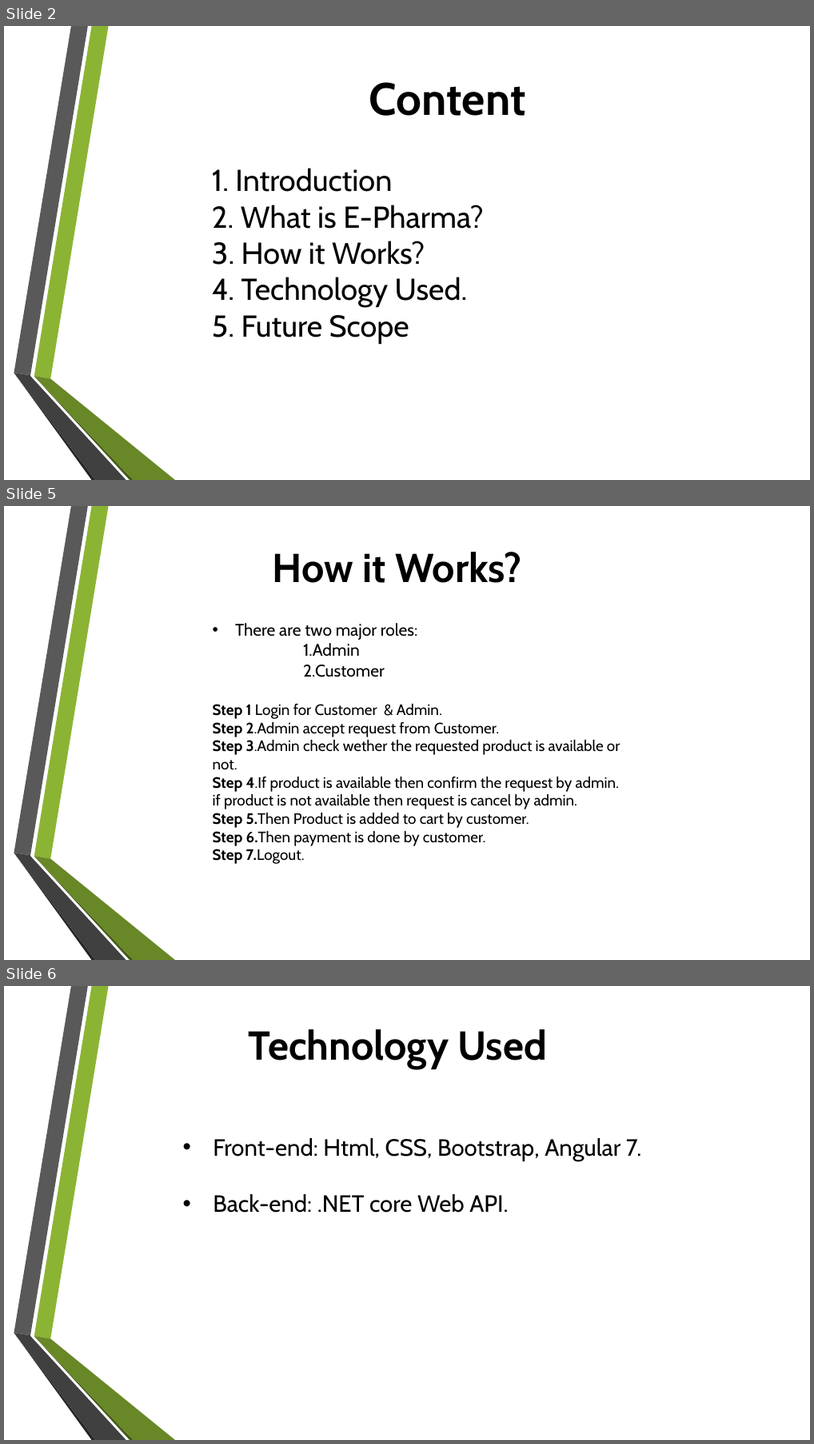
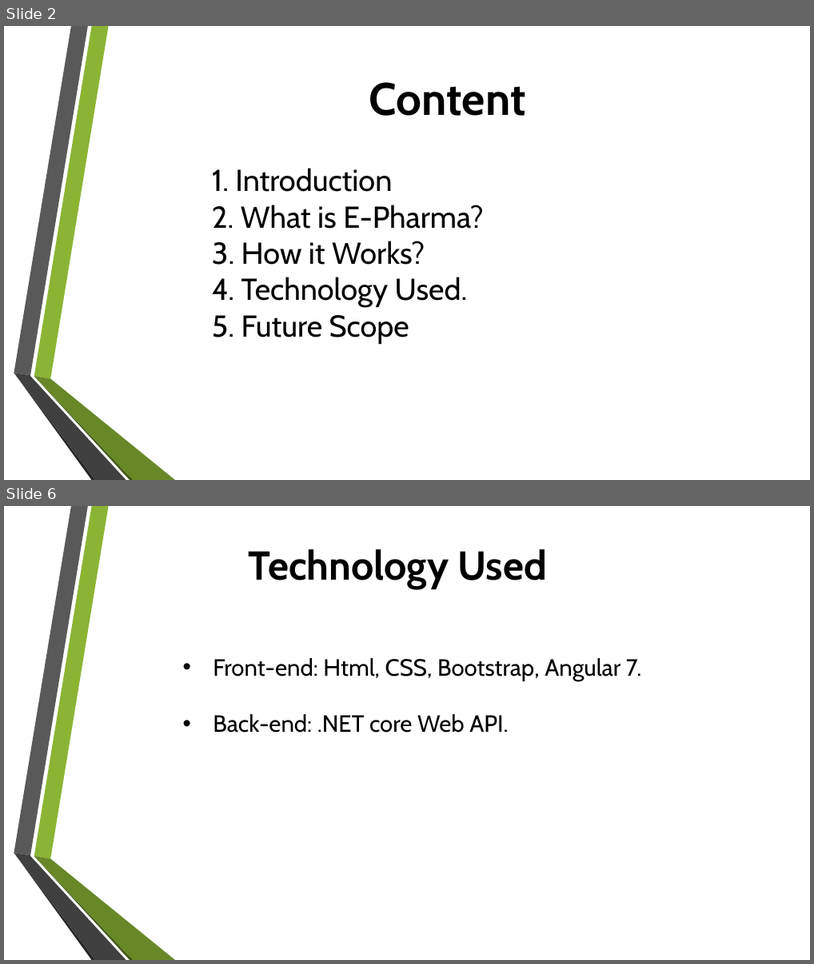
Before and after one commit to cdac-team-09/pptE-pharma, a slide deck: E-PHARMA.pptx. Shown one above the other, each under a label of ours: slides 2, 5 and 6 before the commit, slides 2 and 6 after it; the slides between them are not shown. The pictures are 814x1444 and 814x964 pixels, drawn with LibreOffice and Linux fonts; fonts in the diff are those of the drawing; background and template pictures are left out. Boxes give left, top, right and bottom in pixels: in the first picture for what was removed or moved away, otherwise in the second. Text is boxed around its words. In the diff, an @@ line names an element or a change of style, - is before the commit and + after.

```diff
--- a/E-PHARMA.pptx
+++ b/E-PHARMA.pptx
@@ slide 5 removed at (4,506,810,960), background picture (left out); not listed: 6 template elements that a slide beside it also shows @@
@@ text removed at (273,552,522,583) @@
-How it Works?
@@ text removed at (213,623,620,864) @@
-• There are two major roles:
-1.Admin
-2.Customer
-Step 1 Login for Customer & Admin.
-Step 2.Admin accept request from Customer.
-Step 3.Admin check wether the requested product is available or not.
-Step 4.If product is available then confirm the request by admin.
-if product is not available then request is cancel by admin.
-Step 5.Then Product is added to cart by customer.
-Step 6.Then payment is done by customer.
-Step 7.Logout.
```
Also in this commit, not shown: 2 slides changed, 1 slide added.
